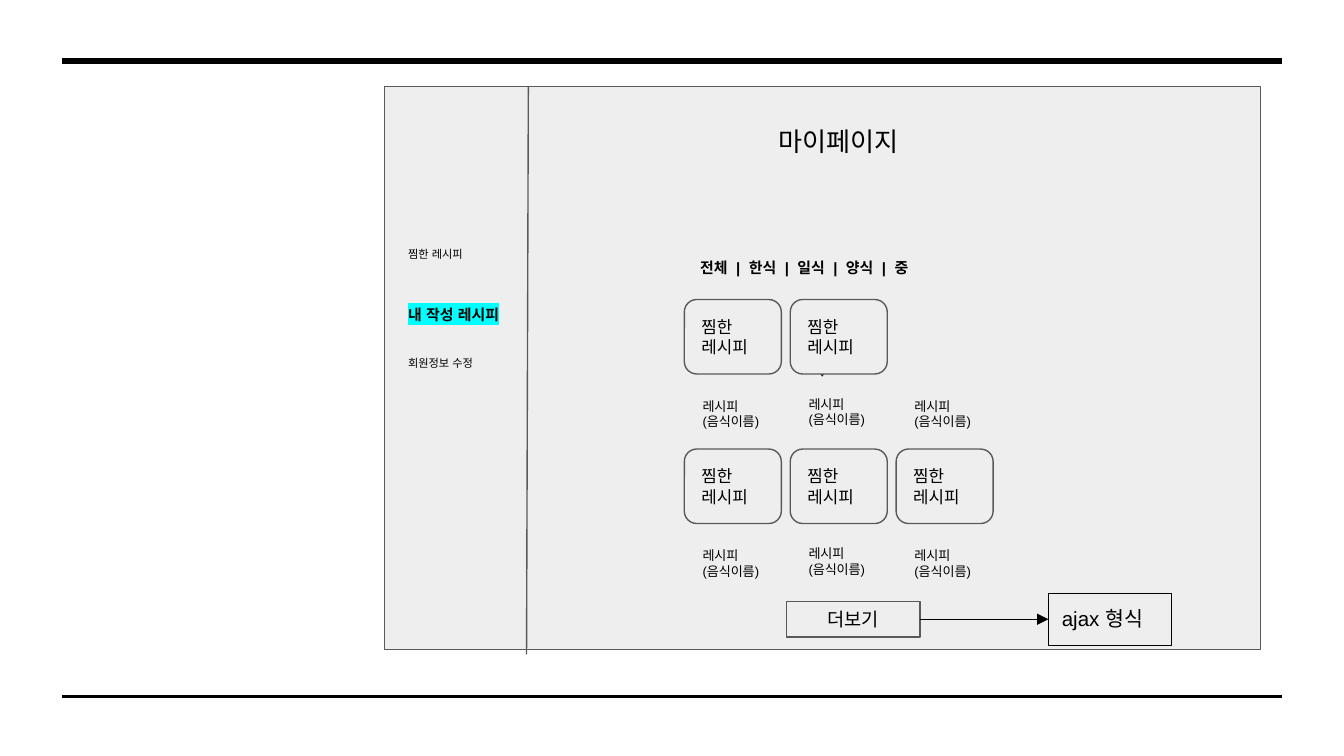
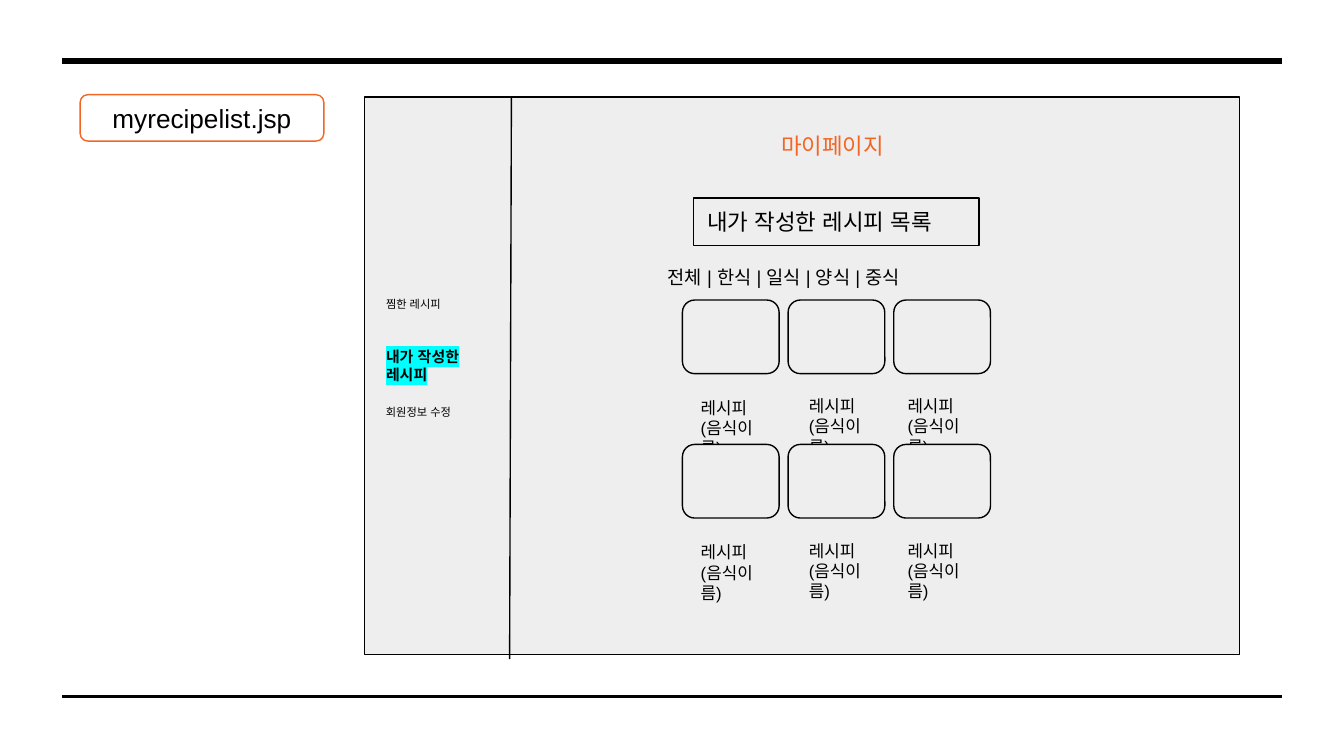
Before and after one commit to Pang-Ho/TIL, a slide deck: slide 34 of 팀프로젝트/파이널 프로젝트_3조_발표용.pptx (slide 30 before the commit). Drawn at 1344x756 pixels with LibreOffice and Linux fonts; fonts in the diff are those of the drawing. Boxes give left, top, right and bottom in pixels: in the first picture for what was removed or moved away, otherwise in the second. Text is boxed around its words. In the diff, an @@ line names an element or a change of style, - is before the commit and + after.

```diff
--- a/팀프로젝트/파이널 프로젝트_3조_발표용.pptx
+++ b/팀프로젝트/파이널 프로젝트_3조_발표용.pptx
@@ rounded rectangle added at [81,94,324,141], outline #F46524 0.75 pt, 14 pt, text #000000 @@
+myrecipelist.jsp
@@ text in rectangle at [364,97,1239,655]: text removed @@
-💗
@@ rectangle: place and size @@
-rectangle at [384,86,1261,649]
+rectangle at [364,97,1239,655]
@@ line moved from (528, 86) - (527, 655) to (512, 97) - (509, 659) @@
@@ line (512, 97) - (509, 659): stroke #595959 0.75 pt to #000000 0.75 pt @@
@@ text "마이페이지" at [781,135,884,156]: size 14 to 12 pt, text colour #000000 to #F46524; alignment centre to left @@
@@ rectangle added at [694,198,978,245], fill #EEEEEE, outline #000000 0.75 pt, 12 pt, text #000000 @@
+내가 작성한 레시피 목록
@@ text at [668,268,899,286]: text changed; size 8 to 10 pt; bold off @@
-전체 | 한식 | 일식 | 양식 | 중
+전체 | 한식 | 일식 | 양식 | 중식
@@ text "찜한 레시피": place and size @@
-text "찜한 레시피" at [408,248,463,259]
+text "찜한 레시피" at [386,298,441,309]
@@ outline #595959 0.75 pt to #000000 0.75 pt in 3 elements at [364,97,1239,655], [788,300,884,374], [683,300,780,374] @@
@@ text in rounded rectangle at [701,319,747,355]: text removed @@
-찜한
-레시피
@@ text in rounded rectangle at [807,319,853,355]: text removed @@
-찜한
-레시피
@@ rounded rectangle added at [894,300,991,374], fill #EEEEEE, outline #000000 0.75 pt @@
@@ text at [386,349,459,386]: text changed @@
-내 작성 레시피
+내가 작성한 레시피
@@ size 7 to 9 pt in 6 elements at [809,543,861,601], [701,544,753,603], [908,543,960,601], [809,398,861,445], [701,400,753,445], [908,398,960,445] @@
@@ text "회원정보 수정": place and size @@
-text "회원정보 수정" at [408,357,473,368]
+text "회원정보 수정" at [386,406,451,417]
@@ rounded rectangle added at [683,445,780,519], fill #EEEEEE, outline #000000 0.75 pt @@
@@ rounded rectangle removed at [684,449,781,523] @@
-찜한
-레시피
@@ rounded rectangle added at [788,445,884,519], fill #EEEEEE, outline #000000 0.75 pt @@
@@ rounded rectangle removed at [790,449,887,523] @@
-찜한
-레시피
@@ rounded rectangle added at [894,445,991,519], fill #EEEEEE, outline #000000 0.75 pt @@
@@ rounded rectangle removed at [896,449,993,523] @@
-찜한
-레시피
@@ rectangle removed at [1048,593,1172,645] @@
-ajax 형식
@@ rectangle removed at [786,601,919,637] @@
-더보기
@@ arrow removed from (919, 620) to (1048, 620) @@
```
Also in this commit, not shown: 17 other slides changed, 19 slides added, 9 slides removed.
